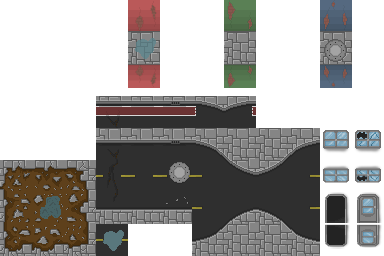
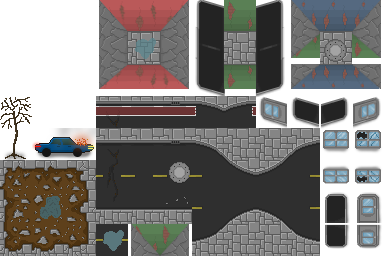
Layered file, before and after one edit (384px x 256px). Changes by layer:
moved "ground" above "doors-windows" over 0, 32, 352, 256
added layer "wall6-2 copy 2" in group "doors-windows" over 320, 97, 349, 129
added layer "wall10-2 copy 5" in group "walls" over 131, 224, 161, 256
added layer "wall10-2 copy 4" in group "walls" over 159, 224, 189, 256
added layer "wall10-2 copy 3" in group "walls" over 291, 0, 320, 33
added layer "wall10-2 copy 2" in group "walls" over 352, 0, 381, 33
added layer "wall10-2 copy" in group "walls" over 99, 0, 128, 33
added layer "wall3-2 copy 3" in group "walls" over 352, 0, 381, 32
added layer "wall3-2 copy 2" in group "walls" over 291, 0, 320, 32
added layer "wall2-2 copy 5" in group "walls" over 159, 224, 189, 256
added layer "wall2-2 copy 4" in group "walls" over 131, 224, 161, 256
added layer "wall11-2 copy" in group "walls" over 196, 0, 224, 37
added layer "wall13-2 copy" in group "walls" over 195, 26, 224, 68
added layer "wall12-2 copy" in group "walls" over 195, 57, 225, 96
added layer "wall11-2" in group "walls" over 256, 0, 284, 37
added layer "wall13-2" in group "walls" over 256, 26, 285, 68
added layer "wall12-2" in group "walls" over 255, 57, 285, 98
added layer "wall8-2 copy" in group "walls" over 99, 32, 128, 64
added layer "wall10-2" in group "walls" over 160, 0, 189, 33
added layer "wall8-2" in group "walls" over 160, 32, 189, 64
added layer "wall1-2 copy 4" in group "walls" over 160, 0, 189, 32
added layer "wall1-2 copy 3" in group "walls" over 99, 0, 128, 32
added layer "car" above "tree" over 32, 128, 96, 160
added layer "tree" over 0, 97, 32, 160
…and 22 more changes (15 added, 7 painted)
